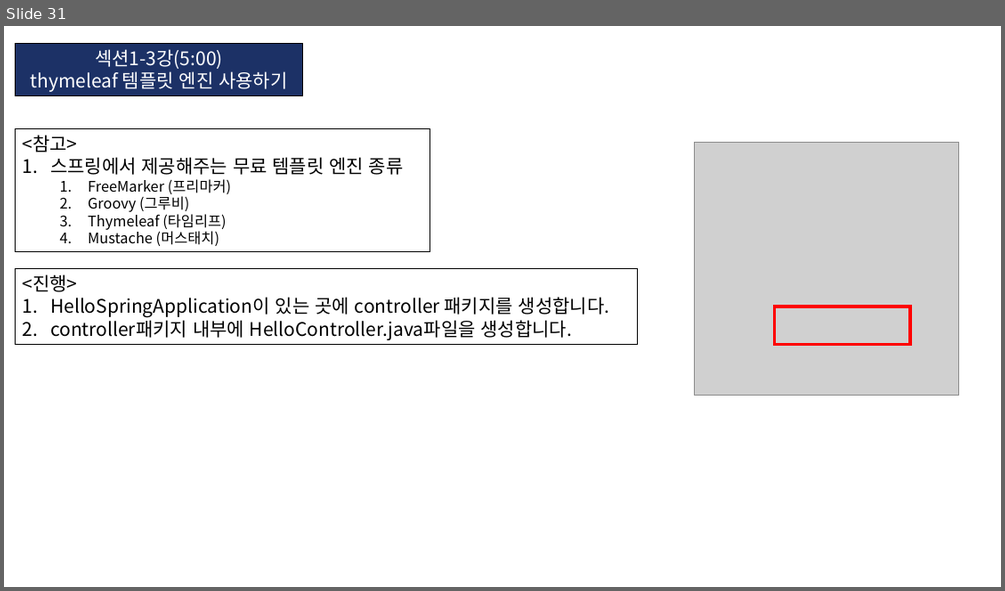
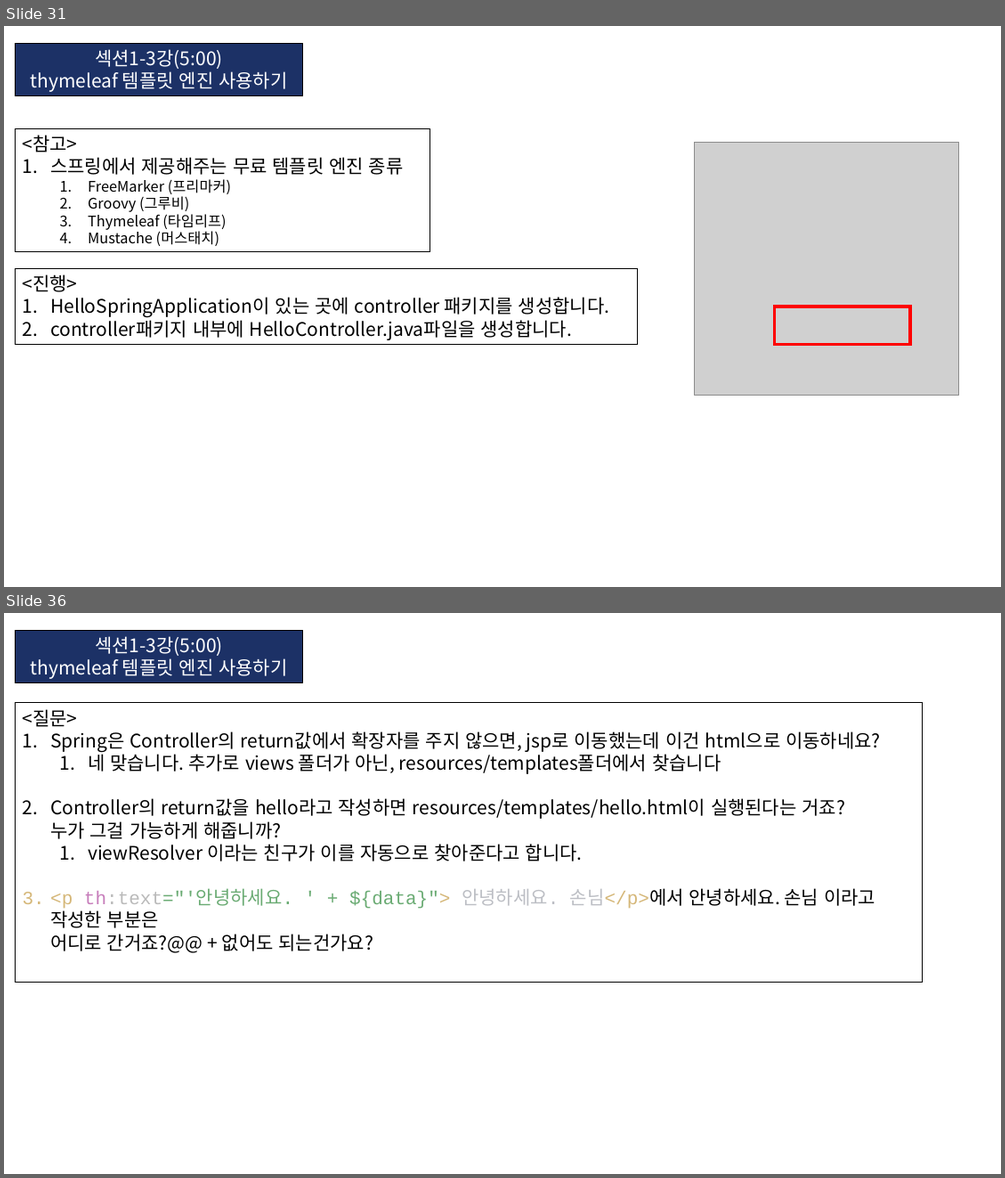
Before and after one commit to KIM-BEOMSOO/study, a slide deck: 00.공부 정리(최종)/12.Spring-Boot/03.인프런_김영한_스프링 입문/01.인프런_깅영한_Spring-Boot.pptx. Shown one above the other, each under a label of ours: slide 31 before the commit, slides 31 and 36 after it; the slides between them are not shown. The pictures are 1005x591 and 1005x1178 pixels, drawn with LibreOffice and Linux fonts; fonts in the diff are those of the drawing; grey boxes stand for pictures. Boxes give left, top, right and bottom in pixels: in the first picture for what was removed or moved away, otherwise in the second. Text is boxed around its words. In the diff, an @@ line names an element or a change of style, - is before the commit and + after.

```diff
--- a/00.공부 정리(최종)/12.Spring-Boot/03.인프런_김영한_스프링 입문/01.인프런_깅영한_Spring-Boot.pptx
+++ b/00.공부 정리(최종)/12.Spring-Boot/03.인프런_김영한_스프링 입문/01.인프런_깅영한_Spring-Boot.pptx
@@ slide 36 added at (x1=4, y1=613, x2=1001, y2=1174), background #FFFFFF @@
@@ rectangle added at (x1=16, y1=630, x2=303, y2=683), fill #1C3166, outline #000000 0.75 pt, 18 pt, text #FFFFFF @@
+섹션1-3강(5:00)
+thymeleaf 템플릿 엔진 사용하기
@@ rectangle added at (x1=16, y1=703, x2=922, y2=982), outline #000000 0.75 pt, 18 pt, text #000000 @@
+<질문>
+1. Spring은 Controller의 return값에서 확장자를 주지 않으면, jsp로 이동했는데 이건 html으로 이동하네요?
+  1. 네 맞습니다. 추가로 views 폴더가 아닌, resources/templates폴더에서 찾습니다
+2. Controller의 return값을 hello라고 작성하면 resources/templates/hello.html이 실행된다는 거죠?
+   누가 그걸 가능하게 해줍니까?
+  1. viewResolver 이라는 친구가 이를 자동으로 찾아준다고 합니다.
+3. <p th:text="'안녕하세요. ' + ${data}"> 안녕하세요. 손님</p>에서 안녕하세요. 손님 이라고 작성한 부분은
+   어디로 간거죠?@@ + 없어도 되는건가요?
```
Also in this commit, not shown: 2 slides changed, 22 other slides added.
